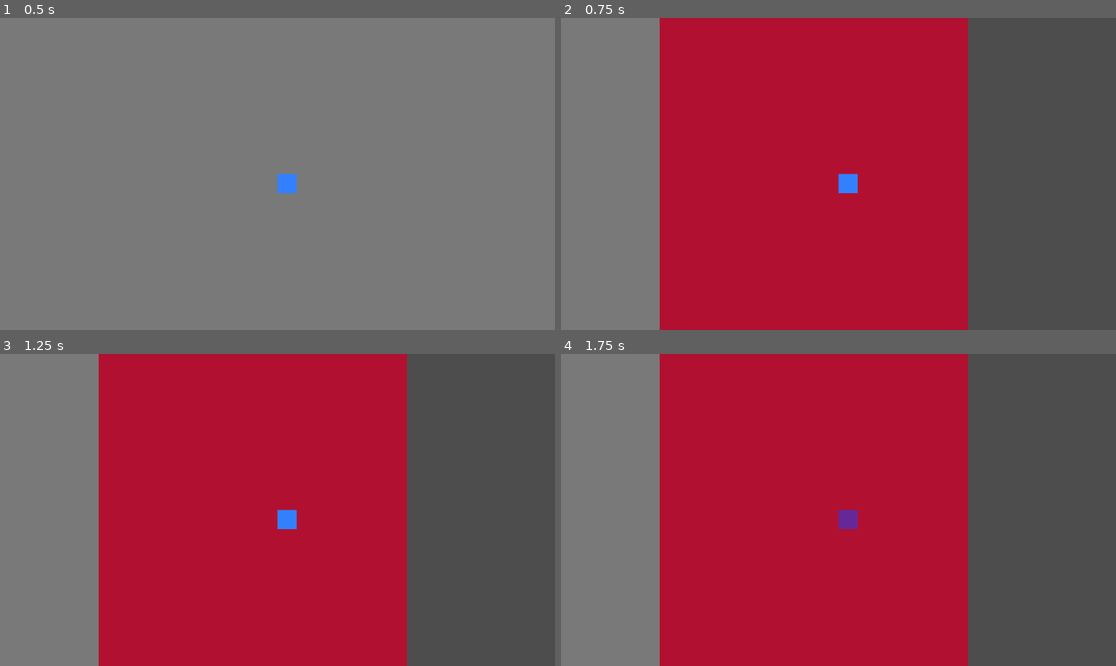
Above: before the commit, frames 1-4 (two rows, left to right).
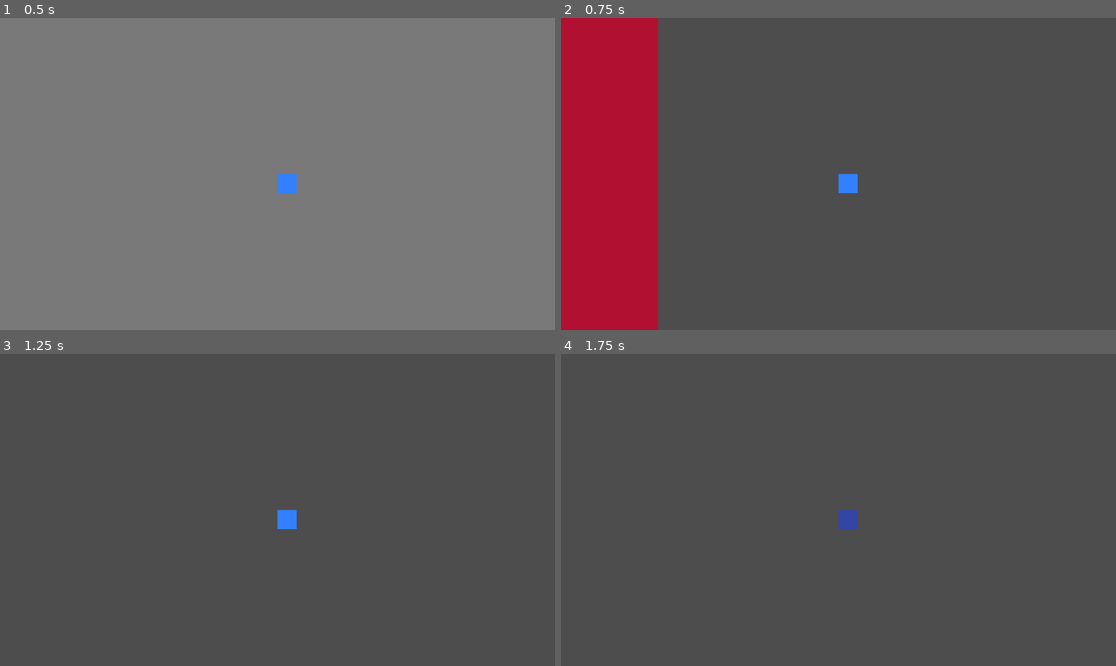
Above: after the commit, the same moments.

Repository: Michael-B-Li/game-jam
Game: Godot game, scene res://Dungeon/dungeonRoom.tscn
Same seed, same stepped clock (60 frames per second), same inputs: the game is played once before the commit and once after it.
Inputs (mouse positions are in pixels of both pictures, inside the frame that each line leads up to):
- Up to frame 1 (0.5 s): no input
- Up to frame 2 (0.75 s): tap Enter at 0.5 s; move the mouse to (960, 158) at 0.52 s; hold D (move_right) from 0.53 s (still down); tap Q (glitch_1) at 0.6 s
- Up to frame 3 (1.25 s): keep holding D (move_right)
- Up to frame 4 (1.75 s): tap Space at 1.25 s; move the mouse to (727, 525) at 1.27 s; release D (move_right) at 1.28 s; hold S (move_down) from 1.28 s (still down); tap E (glitch_2) at 1.35 s

Frame 1 is identical in both runs. In frame 2, 73% of the frame differs, in the area x 0-74%, y 0-100%; in frame 3, 73%; in frame 4, 73%.
Error before the commit: Invalid operands 'Vector2' and 'Nil' in operator '*'. (res://player/player.gd:83)

Commit message:
Dungeon Works with player confined inside

Diff:
--- a/player/player.gd
+++ b/player/player.gd
@@ -71,23 +71,29 @@
 	# Get input vector
 	var input_vector = Vector2.ZERO
 	if Input.is_action_pressed("move_right"):
-		velocity.x += 1
+		input_vector.x += 1
 	if Input.is_action_pressed("move_left"):
-		velocity.x -= 1
+		input_vector.x -= 1
 	if Input.is_action_pressed("move_down"):
-		velocity.y += 1
+		input_vector.y += 1
 	if Input.is_action_pressed("move_up"):
-		velocity.y -= 1
+		input_vector.y -= 1
 
-	if velocity.length() > 0:
-		velocity = velocity.normalized() * speed
+	# Set the final velocity
+	if input_vector.length() > 0:
+		velocity = input_vector.normalized() * speed
 		if has_node("AnimatedSprite2D"):
 			$AnimatedSprite2D.play()
 	else:
+		velocity = Vector2.ZERO # Stop moving
 		if has_node("AnimatedSprite2D"):
 			$AnimatedSprite2D.stop()
-	position += velocity * delta
-	position = position.clamp(Vector2.ZERO, screen_size)
+
+	# THIS IS THE FIX:
+	# move_and_slide() handles all movement and collision.
+	move_and_slide()
+
+	# Handle animations AFTER moving
 	if has_node("AnimatedSprite2D"):
 		if velocity.x != 0:
 			$AnimatedSprite2D.animation = "walk"
--- a/player/player.tscn
+++ b/player/player.tscn
@@ -21,7 +21,6 @@
 [node name="Player" type="CharacterBody2D"]
 position = Vector2(576, 324)
 script = ExtResource("1_4flbx")
-speed = null
 metadata/_edit_group_ = true
 
 [node name="AnimatedSprite2D" type="AnimatedSprite2D" parent="."]
